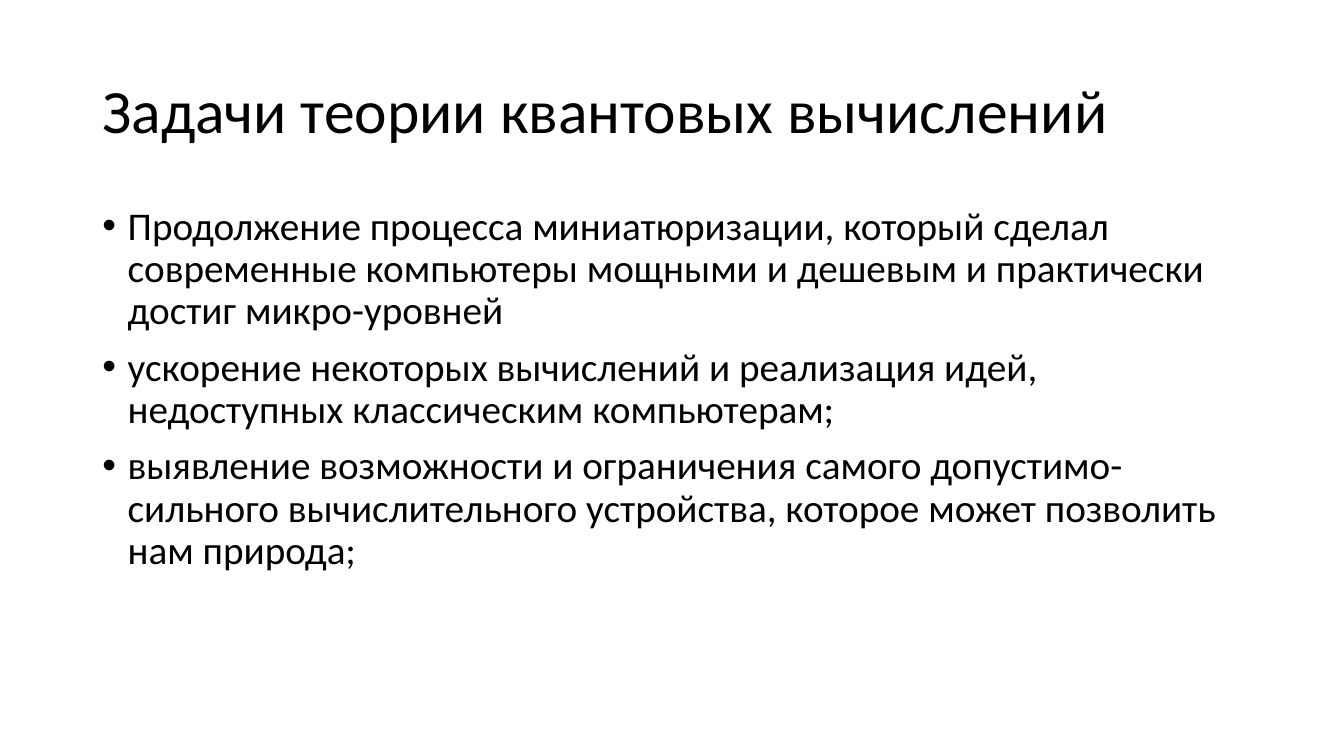
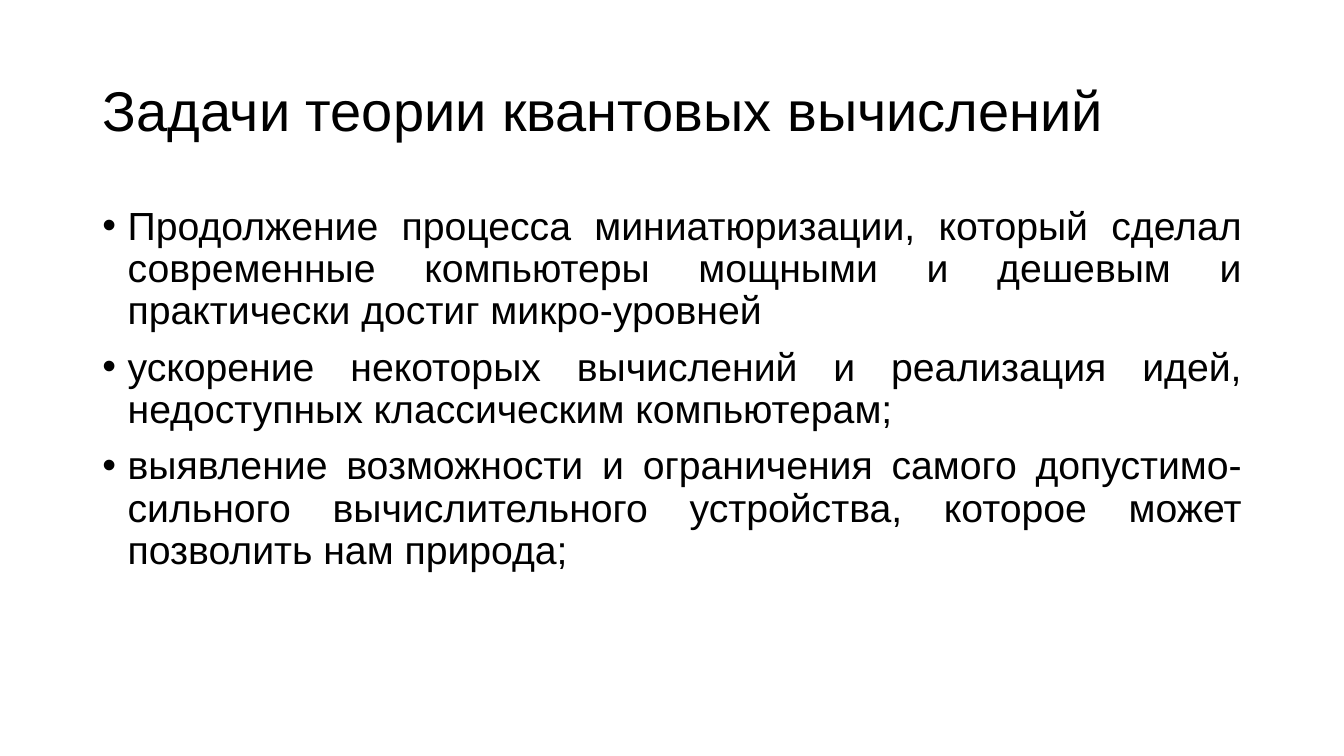
Before and after one commit to R0manych/Diploma2019, a slide deck: slide 5 of Черниговских 2к 14гр.pptx. Drawn at 1344x756 pixels with LibreOffice and Linux fonts; fonts in the diff are those of the drawing. Boxes give left, top, right and bottom in pixels: in the first picture for what was removed or moved away, otherwise in the second. Text is boxed around its words. In the diff, an @@ line names an element or a change of style, - is before the commit and + after.

```diff
--- a/Черниговских 2к 14гр.pptx
+++ b/Черниговских 2к 14гр.pptx
@@ title "Задачи теории квантовых вычислений" at (102,89,1102,141): size 44 to 40 pt, font Calibri to Arial @@
@@ text "Продолжение процесса миниатюризации, который сделал ..." at (128,211,1242,572): font Calibri to Arial; alignment left to justified @@
```
Also in this commit, not shown: 17 other slides changed, 2 other files.
